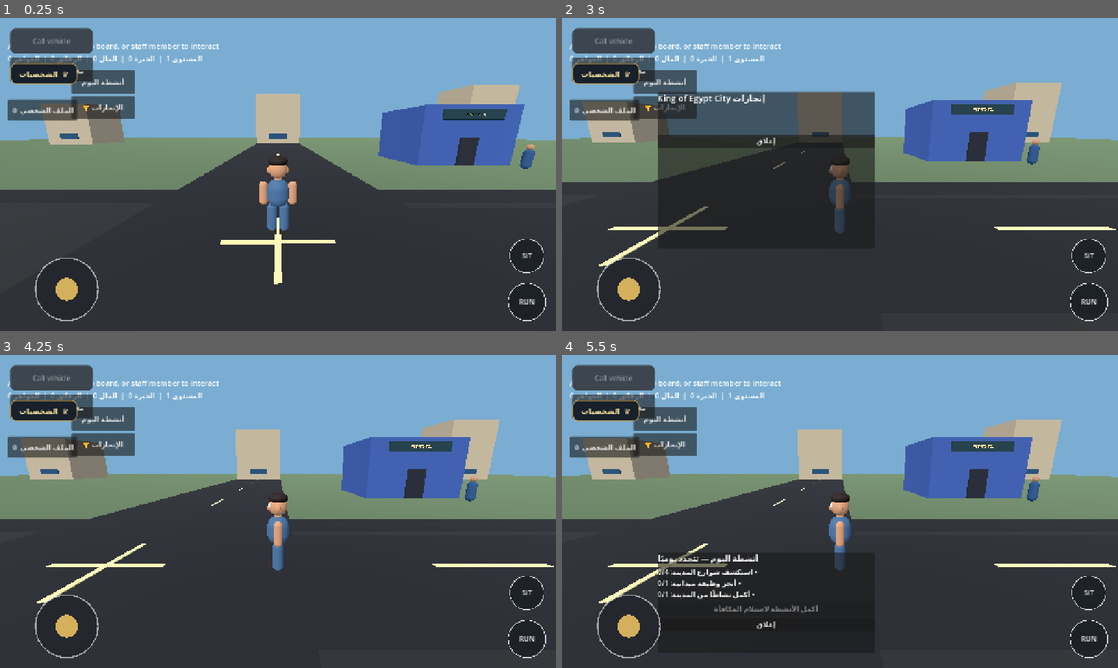
Above: before the commit, frames 1-4 (two rows, left to right).
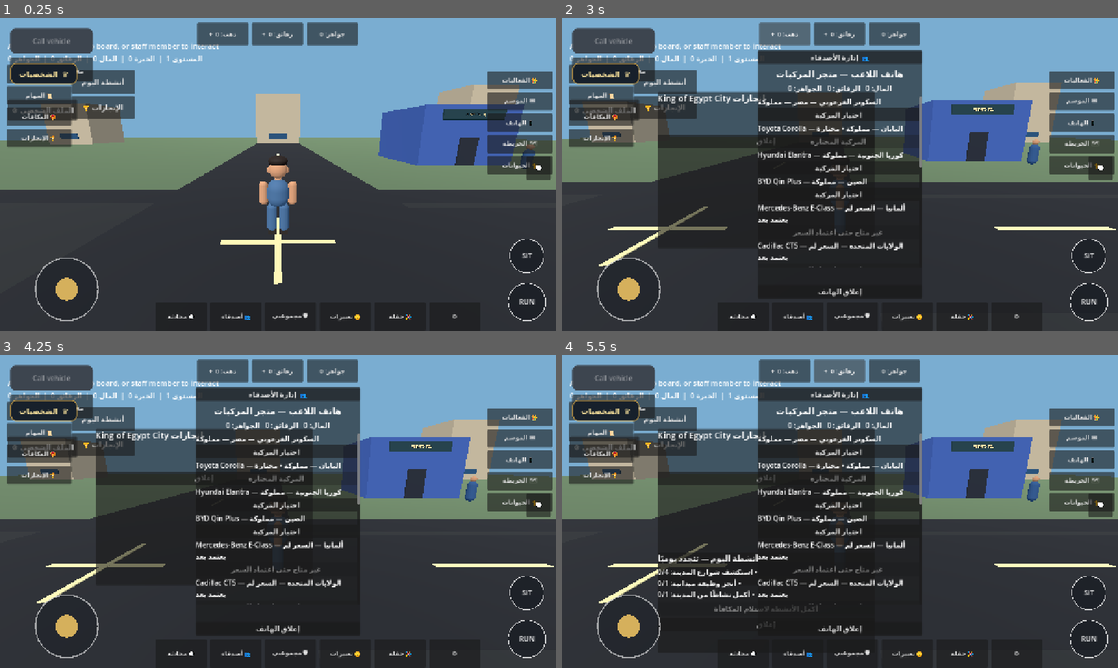
Above: after the commit, the same moments.

Repository: gamalalaraby1988-dotcom/King-Egypt-
Game: Godot game, scene res://scenes/main.tscn
The game is run twice, just before and just after one commit, with the same random seed, the same clock (stepped at 60 frames per second) and the same inputs.
Inputs (mouse positions are in pixels of both pictures, inside the frame that each line leads up to):
- Up to frame 1 (0.25 s): no input
- Up to frame 2 (3 s): tap Enter at 0.5 s; move the mouse to (962, 158) at 0.52 s; hold D (move_right) 0.53-1.25 s; hold Shift (sprint) 0.53-1.25 s; click (962, 158) at 0.67 s; drag from (728, 190) to (812, 237) at 1.27 s; click "الإنجازات 🏆" at 2 s; click (784, 33) at 2.75 s, where only the run after the commit has a clickable "ذهب: 0 +"
- Up to frame 3 (4.25 s): click "إغلاق" at 3.5 s
- Up to frame 4 (5.5 s): click "أنشطة اليوم" at 4.25 s; click (840, 370) at 5 s, where only the run after the commit has a clickable "رقائق: 0 +"

The runs differ from the first frame. In frame 1, 7.8% of the frame differs, in the area x 1-100%, y 1-97%; in frame 2, 20%; in frame 3, 29%; in frame 4, 28%.

Commit message:
Create city action HUD at startup

Diff:
--- a/scripts/main.gd
+++ b/scripts/main.gd
@@ -1604,18 +1604,20 @@
 	layer.add_child(touch_hud)
 	touch_hud.set("player", get_node_or_null("Player"))
 
-func _set_mobile_hud_active(active: bool) -> void:
-	var touch_hud := get_node_or_null("MobileHUD/TouchControls") as Control
-	if not is_instance_valid(touch_hud):
-		return
-	if touch_hud.has_method("_clear_touch_state"):
-		touch_hud.call("_clear_touch_state")
-	touch_hud.visible = active
-
+	# واجهة أزرار المدينة تُنشأ عند بدء اللعبة، لا عند ركوب/مغادرة السيارة.
+	# كان وضعها داخل _set_mobile_hud_active يمنع ظهورها في بداية اللعب.
 	var hud_layer := CanvasLayer.new()
 	hud_layer.name = "CityActionHUD"
 	hud_layer.set_script(load("res://scripts/city_hud.gd"))
 	add_child(hud_layer)
+
+func _set_mobile_hud_active(active: bool) -> void:
+	var touch_hud := get_node_or_null("MobileHUD/TouchControls") as Control
+	if not is_instance_valid(touch_hud):
+		return
+	if touch_hud.has_method("_clear_touch_state"):
+		touch_hud.call("_clear_touch_state")
+	touch_hud.visible = active
 
 
 func _create_interactive_buildings() -> void:
